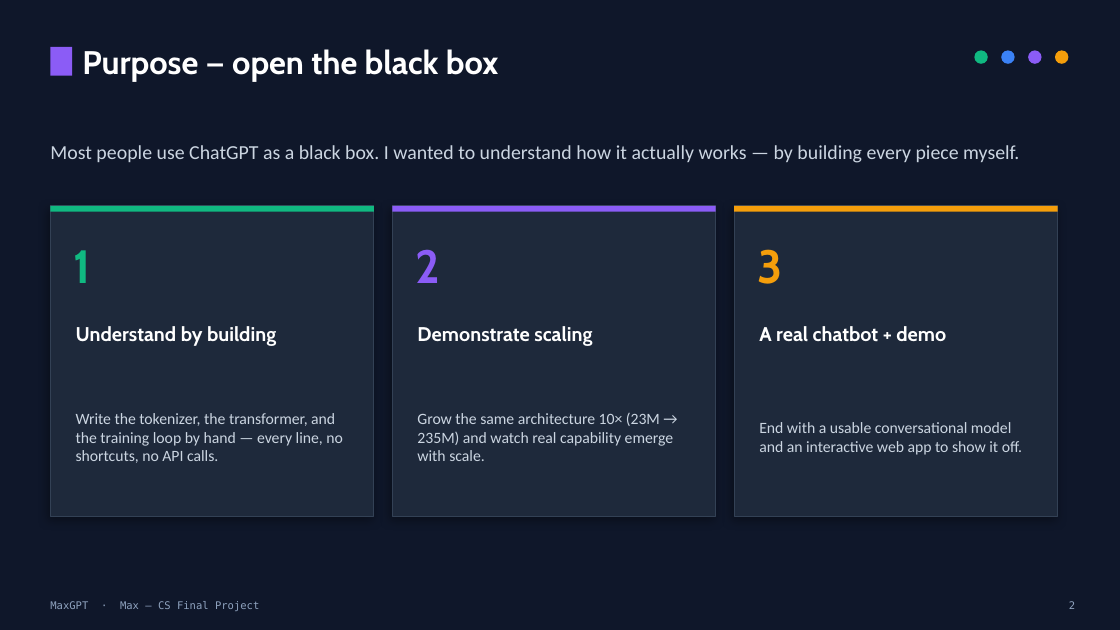
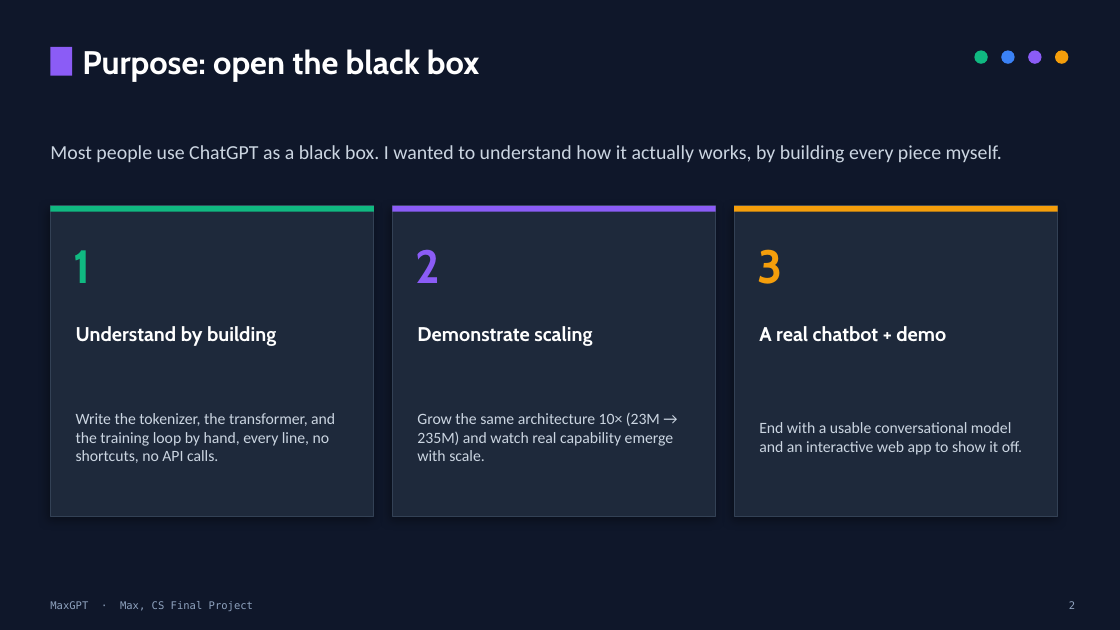
Before and after one commit to MaxwellBrohm/MaxGPT, a slide deck: slide 2 of MaxGPT_Presentation.pptx. Drawn at 1120x630 pixels with LibreOffice and Linux fonts; fonts in the diff are those of the drawing. Boxes give left, top, right and bottom in pixels: in the first picture for what was removed or moved away, otherwise in the second. Text is boxed around its words. In the diff, an @@ line names an element or a change of style, - is before the commit and + after.

```diff
--- a/MaxGPT_Presentation.pptx
+++ b/MaxGPT_Presentation.pptx
@@ text at box(82, 49, 480, 82): text changed @@
-Purpose — open the black box
+Purpose: open the black box
@@ text at box(50, 145, 1002, 163): text changed @@
-Most people use ChatGPT as a black box. I wanted to understand how it actually works — by building every piece myself.
+Most people use ChatGPT as a black box. I wanted to understand how it actually works, by building every piece myself.
@@ text at box(76, 413, 335, 463): text changed @@
-Write the tokenizer, the transformer, and the training loop by hand — every line, no shortcuts, no API calls.
+Write the tokenizer, the transformer, and the training loop by hand, every line, no shortcuts, no API calls.
@@ text at box(50, 601, 253, 611): text changed @@
-MaxGPT · Max — CS Final Project
+MaxGPT · Max, CS Final Project
```
Also in this commit, not shown: 11 other slides changed, 2 other files.
